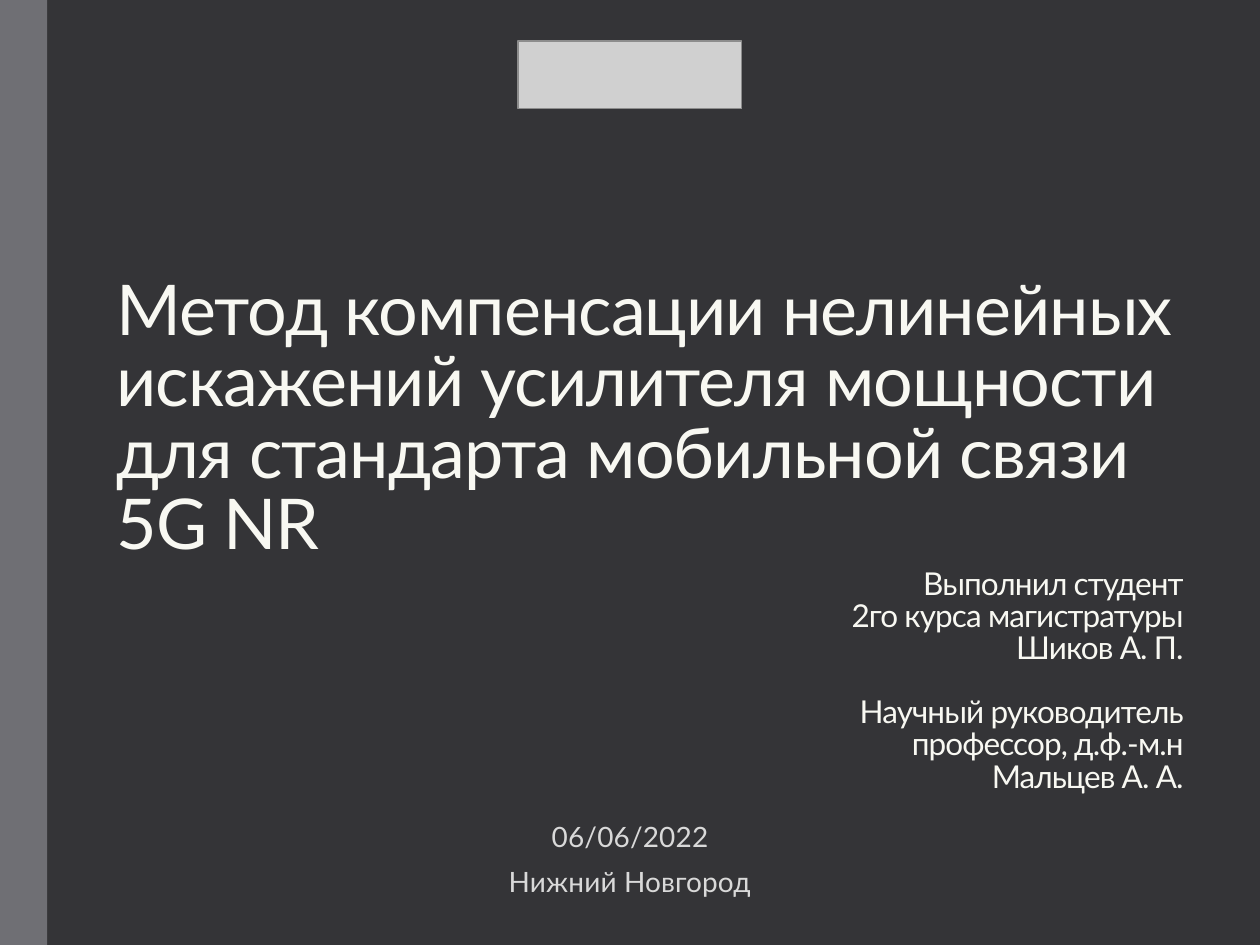
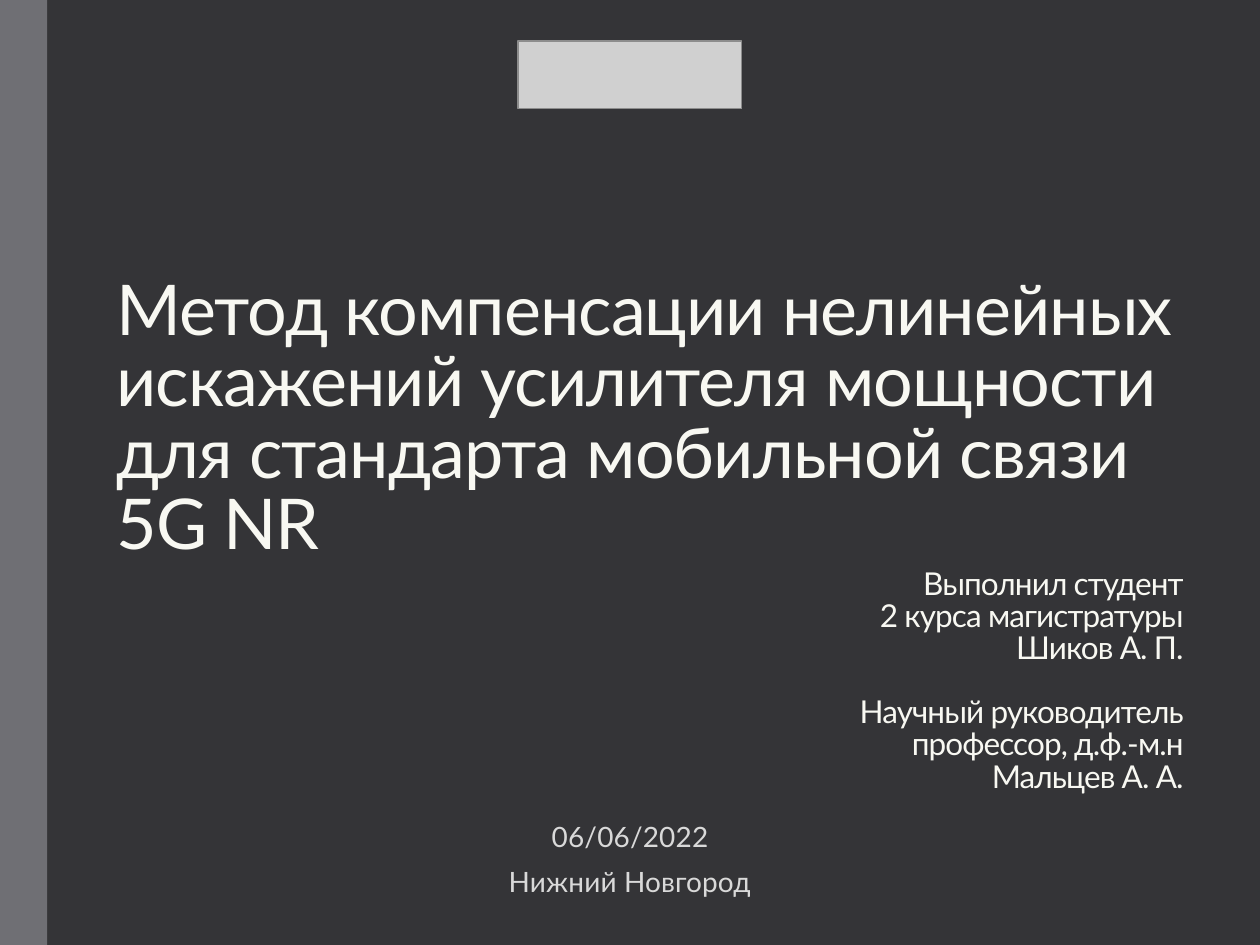
Before and after one commit to kannab98/graduation-paper, a slide deck: slide 1 of Presentation.pptx. Drawn at 1260x945 pixels with LibreOffice and Linux fonts; fonts in the diff are those of the drawing; grey boxes stand for pictures. Boxes give left, top, right and bottom in pixels: in the first picture for what was removed or moved away, otherwise in the second. Text is boxed around its words. In the diff, an @@ line names an element or a change of style, - is before the commit and + after.

```diff
--- a/Presentation.pptx
+++ b/Presentation.pptx
@@ text at (880,599,1184,633): text changed @@
-2го курса магистратуры
+2 курса магистратуры
```
Also in this commit, not shown: 7 other slides changed, 15 slides added, 3 slides removed, 1 other file.
